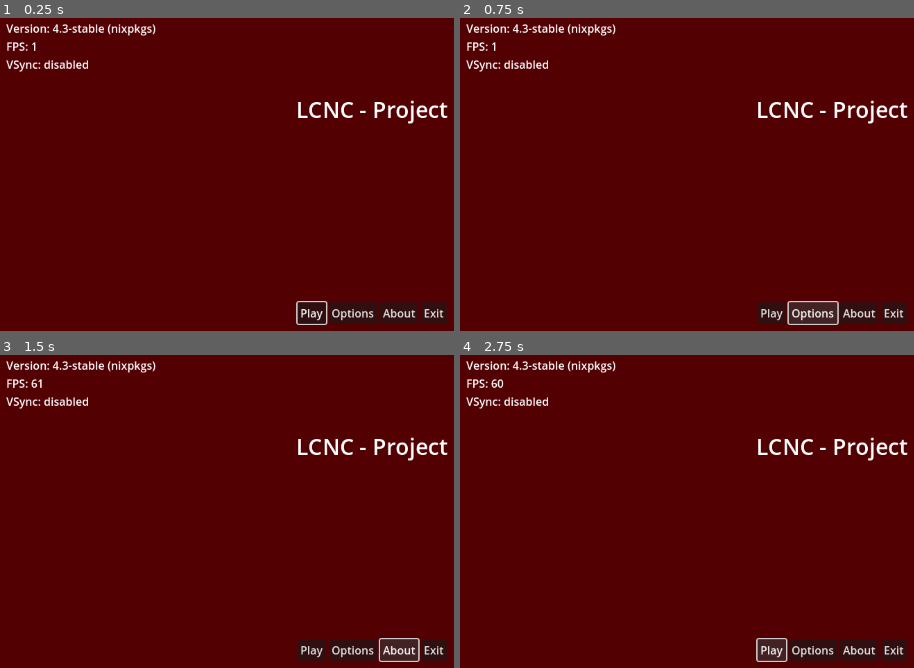
Above: before the commit, frames 1-4 (two rows, left to right).
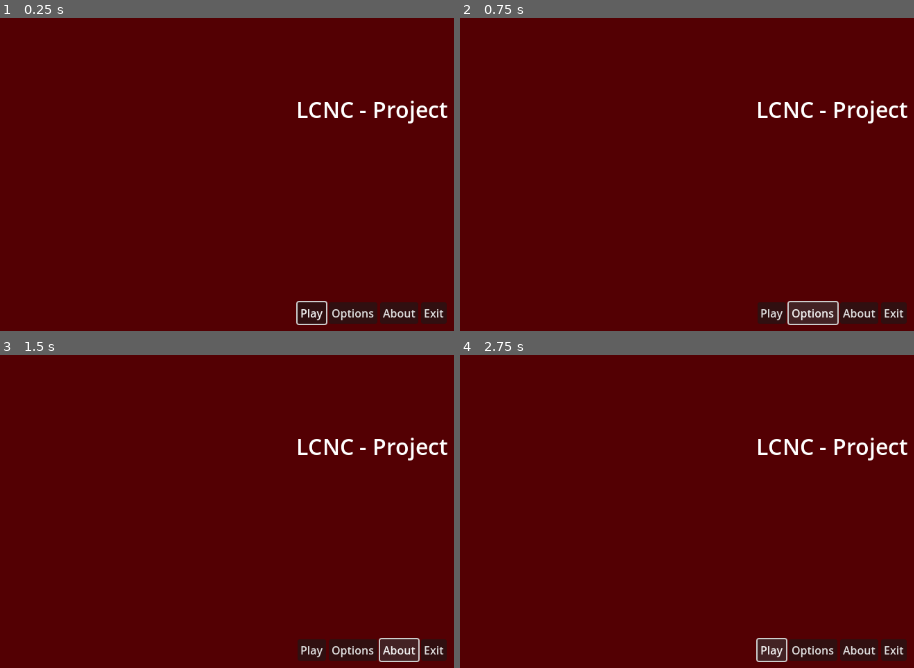
Above: after the commit, the same moments.

Repository: miklaskarjalainen/KioskKnockout
Game: Godot game, scene res://src/scenes/titlescreen.tscn
Two runs of this game, one before a commit and one after it. Both use one fixed random seed, a clock stepped at 60 frames per second and the inputs below.
Inputs:
- Up to frame 1 (0.25 s): no input
- Up to frame 2 (0.75 s): click "Options" at 0.5 s
- Up to frame 3 (1.5 s): click "About" at 1.25 s
- Up to frame 4 (2.75 s): click "Play" at 2 s

The runs differ from the first frame. In frame 1, 0.9% of the frame differs, in the area x 1-35%, y 1-18%; in frame 2, 0.9%; in frame 3, 1.0%; in frame 4, 1.0%.

Commit message:
working on the UI

Diff:
--- /dev/null
+++ b/src/scenes/OptionsMenu.gd
@@ -0,0 +1,24 @@
+extends Control
+class_name OptionsMenu
+
+
+func _on_close_button_pressed() -> void:
+	Global.OptionsClosed.emit()
+
+@onready var master_volume_label: Label = $MarginContainer/VBoxContainer/MarginContainer2/TabContainer/Audio/Master/Percentage
+func _on_master_volume_slider_value_changed(value: float) -> void:
+	Global.MasterVolumeChanged.emit(value)
+	master_volume_label.text = "%s%s" % [int(value), "%"]
+
+@onready var music_volume_label: Label = $MarginContainer/VBoxContainer/MarginContainer2/TabContainer/Audio/Music/Percentage
+func _on_music_volume_slider_value_changed(value: float) -> void:
+	Global.MusicVolumeChanged.emit(value)
+	music_volume_label.text = "%s%s" % [int(value), "%"]
+
+@onready var sfx_volume_label: Label = $MarginContainer/VBoxContainer/MarginContainer2/TabContainer/Audio/SFX/Percentage
+func _on_sfx_volume_slider_value_changed(value: float) -> void:
+	sfx_volume_label.text = "%s%s" % [int(value), "%"]
+
+@onready var ui_volume_label: Label = $MarginContainer/VBoxContainer/MarginContainer2/TabContainer/Audio/UI/Percentage
+func _on_ui_volume_slider_value_changed(value: float) -> void:
+	ui_volume_label.text = "%s%s" % [int(value), "%"]
--- /dev/null
+++ b/src/scenes/OptionsMenu.tscn
@@ -0,0 +1,190 @@
+[gd_scene load_steps=2 format=3 uid="uid://70geglfywodp"]
+
+[ext_resource type="Script" path="res://src/scenes/OptionsMenu.gd" id="1_7fgin"]
+
+[node name="OptionsMenu" type="Control"]
+layout_mode = 3
+anchors_preset = 15
+anchor_right = 1.0
+anchor_bottom = 1.0
+grow_horizontal = 2
+grow_vertical = 2
+script = ExtResource("1_7fgin")
+
+[node name="ColorRect" type="ColorRect" parent="."]
+layout_mode = 1
+anchors_preset = 15
+anchor_right = 1.0
+anchor_bottom = 1.0
+grow_horizontal = 2
+grow_vertical = 2
+color = Color(0.32549, 0, 0.0117647, 1)
+
+[node name="MarginContainer" type="MarginContainer" parent="."]
+layout_mode = 1
+anchors_preset = 15
+anchor_right = 1.0
+anchor_bottom = 1.0
+grow_horizontal = 2
+grow_vertical = 2
+theme_override_constants/margin_left = 32
+theme_override_constants/margin_top = 32
+theme_override_constants/margin_right = 32
+theme_override_constants/margin_bottom = 32
+
+[node name="ColorRect" type="ColorRect" parent="MarginContainer"]
+layout_mode = 2
+color = Color(0, 0, 0, 0.196078)
+
+[node name="VBoxContainer" type="VBoxContainer" parent="MarginContainer"]
+layout_mode = 2
+
+[node name="MarginContainer" type="MarginContainer" parent="MarginContainer/VBoxContainer"]
+layout_mode = 2
+size_flags_vertical = 0
+theme_override_constants/margin_left = 32
+theme_override_constants/margin_top = 32
+theme_override_constants/margin_right = 32
+theme_override_constants/margin_bottom = 32
+
+[node name="HBoxContainer" type="HBoxContainer" parent="MarginContainer/VBoxContainer/MarginContainer"]
+layout_mode = 2
+alignment = 1
+
+[node name="Label" type="Label" parent="MarginContainer/VBoxContainer/MarginContainer/HBoxContainer"]
+layout_mode = 2
+size_flags_horizontal = 4
+theme_override_font_sizes/font_size = 32
+text = "Options"
+horizontal_alignment = 1
+vertical_alignment = 1
+
+[node name="CloseButton" type="Button" parent="MarginContainer/VBoxContainer/MarginContainer/HBoxContainer"]
+layout_mode = 2
+size_flags_horizontal = 10
+size_flags_vertical = 0
+theme_override_font_sizes/font_size = 32
+text = "X"
+
+[node name="HSeparator" type="HSeparator" parent="MarginContainer/VBoxContainer"]
+layout_mode = 2
+
+[node name="MarginContainer2" type="MarginContainer" parent="MarginContainer/VBoxContainer"]
+layout_mode = 2
+theme_override_constants/margin_left = 32
+theme_override_constants/margin_top = 32
+theme_override_constants/margin_right = 32
+theme_override_constants/margin_bottom = 32
+
+[node name="TabContainer" type="TabContainer" parent="MarginContainer/VBoxContainer/MarginContainer2"]
+layout_mode = 2
+current_tab = 0
+
+[node name="Audio" type="VBoxContainer" parent="MarginContainer/VBoxContainer/MarginContainer2/TabContainer"]
+layout_mode = 2
+metadata/_tab_index = 0
+
+[node name="Master" type="HBoxContainer" parent="MarginContainer/VBoxContainer/MarginContainer2/TabContainer/Audio"]
+custom_minimum_size = Vector2(0, 48)
+layout_mode = 2
+size_flags_vertical = 2
+
+[node name="Setting" type="Label" parent="MarginContainer/VBoxContainer/MarginContainer2/TabContainer/Audio/Master"]
+custom_minimum_size = Vector2(500, 0)
+layout_mode = 2
+text = "    Master Volume:"
+
+[node name="Slider" type="HSlider" parent="MarginContainer/VBoxContainer/MarginContainer2/TabContainer/Audio/Master"]
+custom_minimum_size = Vector2(400, 0)
+layout_mode = 2
+size_flags_vertical = 1
+value = 100.0
+
+[node name="Percentage" type="Label" parent="MarginContainer/VBoxContainer/MarginContainer2/TabContainer/Audio/Master"]
+layout_mode = 2
+text = "100%"
+
+[node name="HSeparator" type="HSeparator" parent="MarginContainer/VBoxContainer/MarginContainer2/TabContainer/Audio"]
+layout_mode = 2
+
+[node name="Music" type="HBoxContainer" parent="MarginContainer/VBoxContainer/MarginContainer2/TabContainer/Audio"]
+custom_minimum_size = Vector2(0, 48)
+layout_mode = 2
+size_flags_vertical = 2
+
+[node name="Setting" type="Label" parent="MarginContainer/VBoxContainer/MarginContainer2/TabContainer/Audio/Music"]
+custom_minimum_size = Vector2(500, 0)
+layout_mode = 2
+text = "    Music Volume:"
+
+[node name="Slider" type="HSlider" parent="MarginContainer/VBoxContainer/MarginContainer2/TabContainer/Audio/Music"]
+custom_minimum_size = Vector2(400, 0)
+layout_mode = 2
+size_flags_vertical = 1
+value = 100.0
+
+[node name="Percentage" type="Label" parent="MarginContainer/VBoxContainer/MarginContainer2/TabContainer/Audio/Music"]
+layout_mode = 2
+text = "100%"
+
+[node name="HSeparator2" type="HSeparator" parent="MarginContainer/VBoxContainer/MarginContainer2/TabContainer/Audio"]
+layout_mode = 2
+
+[node name="SFX" type="HBoxContainer" parent="MarginContainer/VBoxContainer/MarginContainer2/TabContainer/Audio"]
+custom_minimum_size = Vector2(0, 48)
+layout_mode = 2
+size_flags_vertical = 2
+
+[node name="Setting" type="Label" parent="MarginContainer/VBoxContainer/MarginContainer2/TabContainer/Audio/SFX"]
+custom_minimum_size = Vector2(500, 0)
+layout_mode = 2
+text = "    SFX Volume:"
+
+[node name="Slider" type="HSlider" parent="MarginContainer/VBoxContainer/MarginContainer2/TabContainer/Audio/SFX"]
+custom_minimum_size = Vector2(400, 0)
+layout_mode = 2
+size_flags_vertical = 1
+value = 100.0
+
+[node name="Percentage" type="Label" parent="MarginContainer/VBoxContainer/MarginContainer2/TabContainer/Audio/SFX"]
+layout_mode = 2
+text = "100%"
+
+[node name="HSeparator3" type="HSeparator" parent="MarginContainer/VBoxContainer/MarginContainer2/TabContainer/Audio"]
+layout_mode = 2
+
+[node name="UI" type="HBoxContainer" parent="MarginContainer/VBoxContainer/MarginContainer2/TabContainer/Audio"]
+custom_minimum_size = Vector2(0, 48)
+layout_mode = 2
+size_flags_vertical = 2
+
+[node name="Setting" type="Label" parent="MarginContainer/VBoxContainer/MarginContainer2/TabContainer/Audio/UI"]
+custom_minimum_size = Vector2(500, 0)
+layout_mode = 2
+text = "    UI Volume:"
+
+[node name="Slider" type="HSlider" parent="MarginContainer/VBoxContainer/MarginContainer2/TabContainer/Audio/UI"]
+custom_minimum_size = Vector2(400, 0)
+layout_mode = 2
+size_flags_vertical = 1
+value = 100.0
+
+[node name="Percentage" type="Label" parent="MarginContainer/VBoxContainer/MarginContainer2/TabContainer/Audio/UI"]
+layout_mode = 2
+text = "100%"
+
+[node name="Graphics" type="VBoxContainer" parent="MarginContainer/VBoxContainer/MarginContainer2/TabContainer"]
+visible = false
+layout_mode = 2
+metadata/_tab_index = 1
+
+[node name="Controls" type="VBoxContainer" parent="MarginContainer/VBoxContainer/MarginContainer2/TabContainer"]
+visible = false
+layout_mode = 2
+metadata/_tab_index = 2
+
+[connection signal="pressed" from="MarginContainer/VBoxContainer/MarginContainer/HBoxContainer/CloseButton" to="." method="_on_close_button_pressed"]
+[connection signal="value_changed" from="MarginContainer/VBoxContainer/MarginContainer2/TabContainer/Audio/Master/Slider" to="." method="_on_master_volume_slider_value_changed"]
+[connection signal="value_changed" from="MarginContainer/VBoxContainer/MarginContainer2/TabContainer/Audio/Music/Slider" to="." method="_on_music_volume_slider_value_changed"]
+[connection signal="value_changed" from="MarginContainer/VBoxContainer/MarginContainer2/TabContainer/Audio/SFX/Slider" to="." method="_on_sfx_volume_slider_value_changed"]
+[connection signal="value_changed" from="MarginContainer/VBoxContainer/MarginContainer2/TabContainer/Audio/UI/Slider" to="." method="_on_ui_volume_slider_value_changed"]
--- /dev/null
+++ b/src/scenes/TitleScreen.gd
@@ -0,0 +1,26 @@
+extends Control;
+
+@onready var buttons_h_box = %ButtonsHBox;
+
+func _ready() -> void:
+	set_focus()
+
+func set_focus() -> void:
+	if buttons_h_box:
+		var button: Button = buttons_h_box.get_child(0);
+		if button is Button:
+			button.grab_focus();
+
+func _on_play_button_pressed() -> void:
+	Console.warning("Not Implemented")
+	pass # Replace with function body.
+
+func _on_options_button_pressed() -> void:
+	Global.OptionsOpened.emit()
+
+func _on_about_button_pressed() -> void:
+	Console.warning("Not Implemented")
+	pass # Replace with function body.
+
+func _on_exit_button_pressed() -> void:
+	get_tree().quit();
--- /dev/null
+++ b/src/scenes/UI.gd
@@ -0,0 +1,33 @@
+extends Control
+class_name UI
+
+@onready var audio_stream_player: AudioStreamPlayer = $AudioStreamPlayer
+@onready var title_screen: Control = $TitleScreen
+@onready var options_menu: OptionsMenu = $OptionsMenu
+
+func _ready() -> void:
+	Global.OptionsOpened.connect(func () -> void:
+		title_screen.hide()
+		options_menu.show()
+		pass
+	)
+	Global.OptionsClosed.connect(func () -> void:
+		options_menu.hide()
+		title_screen.show()
+		title_screen.set_focus()
+		pass
+	)
+	Global.MasterVolumeChanged.connect(func (value: float) -> void:
+		audio_stream_player.volume_db = (-(100 - value) / 2)
+		if value == 0:
+			audio_stream_player.stream_paused = true
+		else:
+			audio_stream_player.stream_paused = false
+	)
+	Global.MusicVolumeChanged.connect(func (value: float) -> void:
+		audio_stream_player.volume_db = (-(100 - value) / 2)
+		if value == 0:
+			audio_stream_player.stream_paused = true
+		else:
+			audio_stream_player.stream_paused = false
+	)
--- /dev/null
+++ b/src/scenes/UI.tscn
@@ -0,0 +1,26 @@
+[gd_scene load_steps=5 format=3 uid="uid://cb6sr4dfq80b1"]
+
+[ext_resource type="PackedScene" uid="uid://cc65uf8d6ov47" path="res://src/scenes/TitleScreen.tscn" id="1_1ro70"]
+[ext_resource type="Script" path="res://src/scenes/UI.gd" id="1_ifb5n"]
+[ext_resource type="AudioStream" uid="uid://cwj4yaet0hrdf" path="res://assets/sounds/music/Generating Worlds.wav" id="2_e4igb"]
+[ext_resource type="PackedScene" uid="uid://70geglfywodp" path="res://src/scenes/OptionsMenu.tscn" id="3_4kieq"]
+
+[node name="UI" type="Control"]
+layout_mode = 3
+anchors_preset = 15
+anchor_right = 1.0
+anchor_bottom = 1.0
+grow_horizontal = 2
+grow_vertical = 2
+script = ExtResource("1_ifb5n")
+
+[node name="TitleScreen" parent="." instance=ExtResource("1_1ro70")]
+layout_mode = 1
+
+[node name="OptionsMenu" parent="." instance=ExtResource("3_4kieq")]
+visible = false
+layout_mode = 1
+
+[node name="AudioStreamPlayer" type="AudioStreamPlayer" parent="."]
+stream = ExtResource("2_e4igb")
+autoplay = true
--- a/src/scenes/title_screen.gd
+++ /dev/null
@@ -1,24 +0,0 @@
-extends Control;
-
-@onready var buttons_h_box = %ButtonsHBox;
-
-func _ready() -> void:
-	if buttons_h_box:
-		var button: Button = buttons_h_box.get_child(0);
-		if button is Button:
-			button.grab_focus();
-
-func _on_play_button_pressed() -> void:
-	Console.warning("Not Implemented")
-	pass # Replace with function body.
-
-func _on_options_button_pressed() -> void:
-	Console.warning("Not Implemented")
-	pass # Replace with function body.
-
-func _on_about_button_pressed() -> void:
-	Console.warning("Not Implemented")
-	pass # Replace with function body.
-
-func _on_exit_button_pressed() -> void:
-	get_tree().quit();
--- a/src/scenes/titlescreen.tscn
+++ b/src/scenes/titlescreen.tscn
@@ -1,7 +1,6 @@
-[gd_scene load_steps=3 format=3 uid="uid://cc65uf8d6ov47"]
+[gd_scene load_steps=2 format=3 uid="uid://cc65uf8d6ov47"]
 
-[ext_resource type="Script" path="res://src/scenes/title_screen.gd" id="1_ifww3"]
-[ext_resource type="PackedScene" uid="uid://b065ep38rua2x" path="res://src/singletons/Debug.tscn" id="2_v334w"]
+[ext_resource type="Script" path="res://src/scenes/TitleScreen.gd" id="1_ifww3"]
 
 [node name="TitleScreen" type="Control"]
 layout_mode = 3
@@ -94,9 +93,6 @@
 focus_previous = NodePath("../AboutButton")
 text = "Exit"
 
-[node name="Debug" parent="." instance=ExtResource("2_v334w")]
-layout_mode = 1
-
 [connection signal="visibility_changed" from="." to="." method="_on_visibility_changed"]
 [connection signal="pressed" from="MarginContainer/VBoxContainer/ButtonsHBox/PlayButton" to="." method="_on_play_button_pressed"]
 [connection signal="pressed" from="MarginContainer/VBoxContainer/ButtonsHBox/OptionsButton" to="." method="_on_options_button_pressed"]
--- a/src/singletons/Global.gd
+++ b/src/singletons/Global.gd
@@ -1 +1,7 @@
 extends Node
+
+signal OptionsOpened()
+signal OptionsClosed()
+
+signal MasterVolumeChanged(new_value: float)
+signal MusicVolumeChanged(new_value: float)
Not shown, added: assets/sounds/music/Generating Worlds.wav
